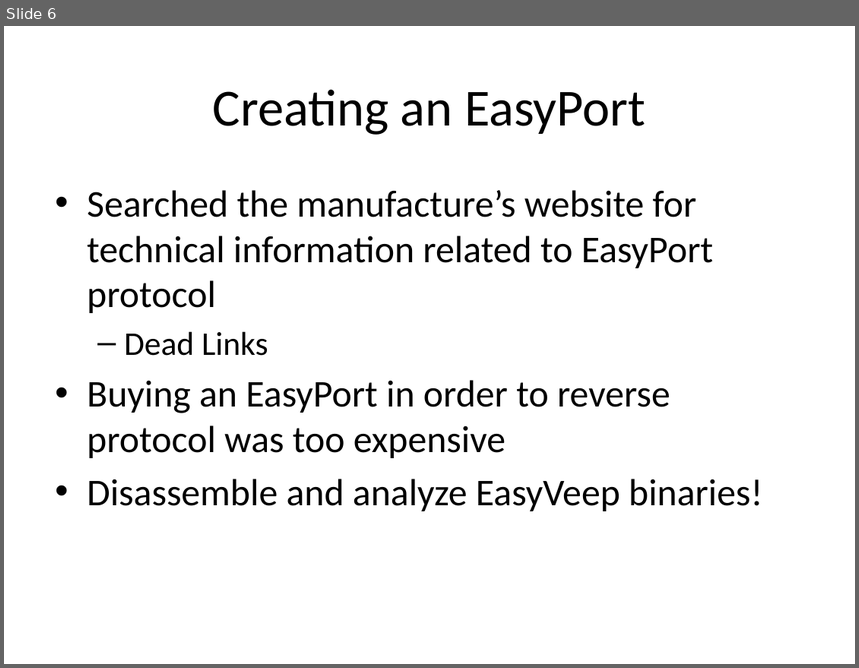
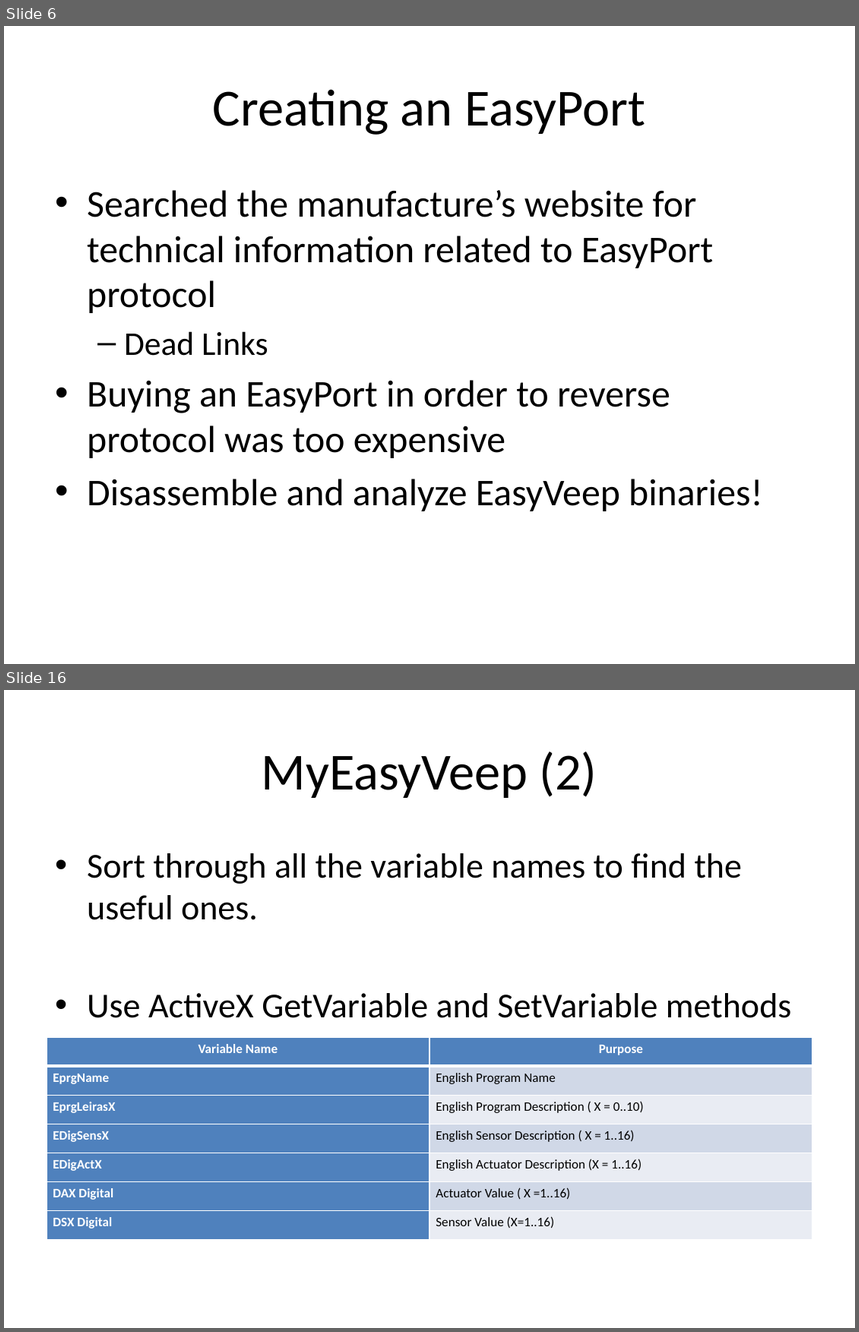
Before and after one commit to benjaminob6/GRP, a slide deck: docs/presentation/Defense.pptx. Shown one above the other, each under a label of ours: slide 6 before the commit, slides 6 and 16 after it; the slides between them are not shown. The pictures are 859x668 and 859x1332 pixels, drawn with LibreOffice and Linux fonts; fonts in the diff are those of the drawing. Boxes give left, top, right and bottom in pixels: in the first picture for what was removed or moved away, otherwise in the second. Text is boxed around its words. In the diff, an @@ line names an element or a change of style, - is before the commit and + after.

```diff
--- a/docs/presentation/Defense.pptx
+++ b/docs/presentation/Defense.pptx
@@ slide 16 added at [4, 690, 855, 1328], background #FFFFFF @@
@@ title added at [262, 752, 598, 798], 44 pt, text #000000 @@
+MyEasyVeep (2)
@@ text added at [87, 853, 791, 1018], 29.6 pt, text #000000 @@
+• Sort through all the variable names to find the useful ones.
+• Use ActiveX GetVariable and SetVariable methods
@@ table added at [47, 1037, 813, 1240], 7 rows, 2 columns @@
+Variable Name | Purpose
+EprgName | English Program Name
+EprgLeirasX | English Program Description ( X = 0..10)
+EDigSensX | English Sensor Description ( X = 1..16)
+EDigActX | English Actuator Description (X = 1..16)
+DAX Digital | Actuator Value ( X =1..16)
+DSX Digital | Sensor Value (X=1..16)
```
Also in this commit, not shown: 1 slide changed, 14 other slides added, 13 other files.
